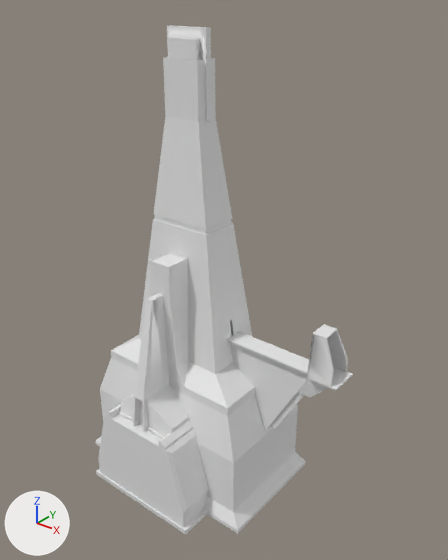
One commit to the FBX model Assets/Models/Blockout/SM_Forest_Tower.fbx: the scene before it, then after it.
The view is the same before and after, from a 50 mm lens placed at (248.0, -67.0, 175.0), pointed at (88.0, 133.0, 51.0). The axes (+X, +Y, +Z) are drawn at lower left. The lights are the same throughout. Where no turn or scale is listed for an object, it has been applied to the vertices.

Names of what the first picture shows: 'P_Base01', 'P_Base02', 'P_Doorway01', 'P_Lookout01', 'P_Lookout02', 'P_Lookout03'.
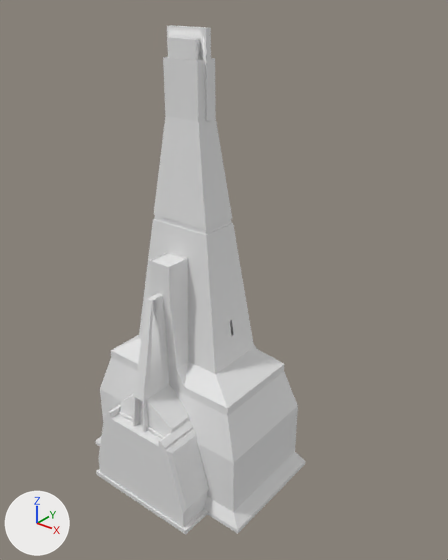
Where the newer file only moved an object's origin or applied its transform, the numbers keep the older frame.

Where the change shows, as pixel boxes (x1, y1, x2, y2) in the pictures (448 x 560 px):
'P_Lookout01', deleted
    before: (227, 331, 309, 431)
'P_Lookout03', deleted
    before: (307, 324, 348, 387)
    faces in mat_unlit (white #e7e7e7): (307, 324, 348, 387)
    faces in mat_lit (white #e7e7e7): (327, 331, 347, 372)
'P_Lookout02', deleted
    before: (297, 367, 353, 397)
    faces in mat_unlit (white #e7e7e7): (297, 374, 353, 397)
    faces in mat_lit (white #e7e7e7): (331, 367, 352, 389)

The change in detail:
Object 'P_Lookout03' (ob_p_lookout03) is deleted.
Object 'P_Lookout02' (ob_p_lookout02) is deleted.
Object 'P_Lookout01' (ob_p_lookout01) is deleted.
